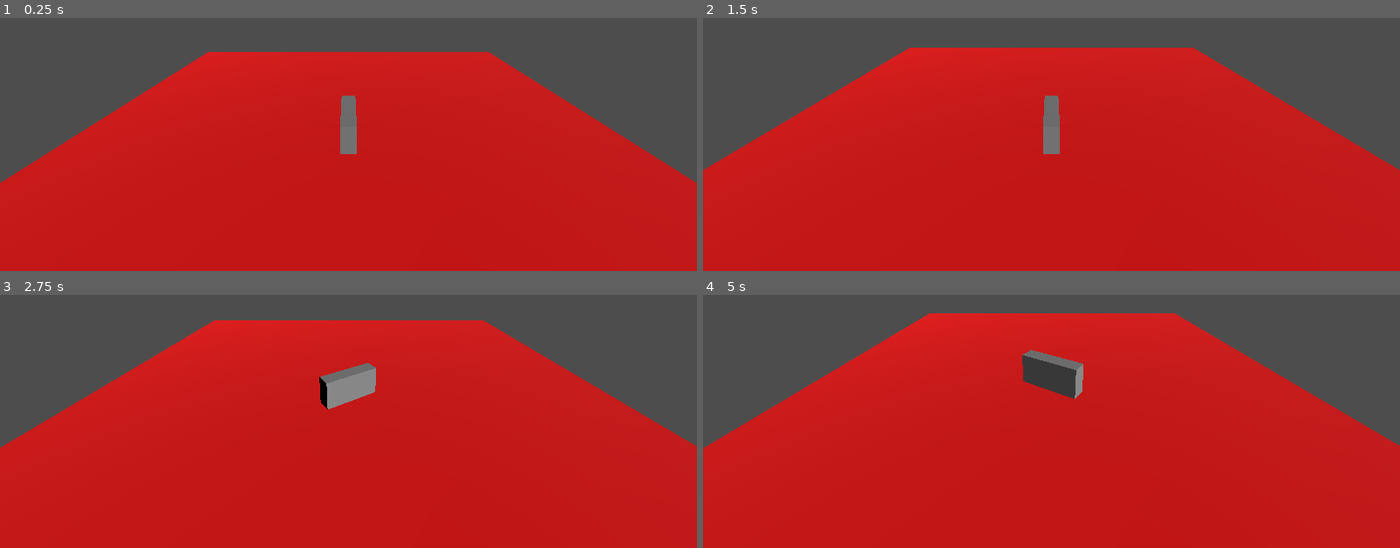
Above: before the commit, frames 1-4 (two rows, left to right).
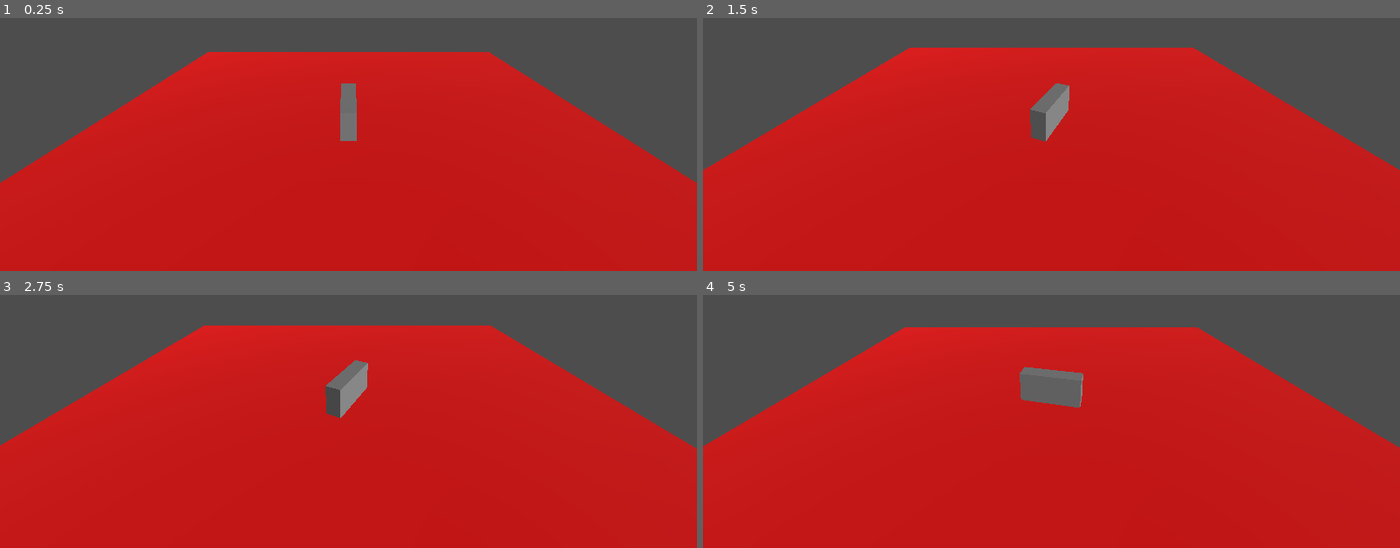
Above: after the commit, the same moments.

Repository: studentkrisk/scooter-game
Game: Godot game, scene res://world.tscn
Two runs of this game, one before a commit and one after it. Both use one fixed random seed, a clock stepped at 60 frames per second and the inputs below.
Inputs:
- Up to frame 1 (0.25 s): no input
- Up to frame 2 (1.5 s): hold D (right) 0.53-1.28 s; hold S (down) from 1.28 s (still down)
- Up to frame 3 (2.75 s): release S (down) at 2.03 s; hold D (right) from 2.03 s (still down)
- Up to frame 4 (5 s): release D (right) at 2.78 s; hold W (up) 2.78-3.53 s; hold A (left) from 3.53 s (still down)

The runs differ from the first frame. In frame 1, 0.2% of the frame differs, in the area x 48-52%, y 25-54%; in frame 2, 0.9%; in frame 3, 2.0%; in frame 4, 4.1%, in the area x 0-100%, y 7-61%.

Commit message:
trying to add better rotation

Diff:
--- a/player.gd
+++ b/player.gd
@@ -1,19 +1,11 @@
 extends RigidBody3D
 
 @onready var car_mesh = $MeshInstance3D
-@onready var ground_ray = $MeshInstance3D/RayCast3D
-var sphere_offset = Vector3(0, -1.0, 0)
-var acceleration = 50
-var steering = 21.0
-var turn_speed = 5
-var turn_stop_limit = 0.75
-
-func _ready():
-	ground_ray.add_exception(self)
 
 func _physics_process(_delta):
 	add_constant_central_force(0.05*-car_mesh.global_transform.basis.z * Input.get_axis("down", "up"))
+	add_constant_torque(0.1*Vector3(0, Input.get_axis("right", "left"), 0))
 
 func _process(delta):
-	car_mesh.global_rotation = Vector3.ZERO
-	car_mesh.global_rotation.y = Input.get_axis("right", "left")
+	car_mesh.global_rotation.x = 0
+	car_mesh.global_rotation.z = 0
--- a/player.tscn
+++ b/player.tscn
@@ -3,6 +3,7 @@
 [ext_resource type="Script" path="res://player.gd" id="1_wjm61"]
 
 [sub_resource type="PhysicsMaterial" id="PhysicsMaterial_vql4a"]
+friction = 0.8
 bounce = 0.1
 
 [sub_resource type="BoxMesh" id="BoxMesh_h4jdt"]
@@ -11,13 +12,11 @@
 [sub_resource type="SphereShape3D" id="SphereShape3D_jflbq"]
 
 [node name="player" type="RigidBody3D"]
-rotation_edit_mode = 2
 physics_material_override = SubResource("PhysicsMaterial_vql4a")
 angular_damp = 5.0
 script = ExtResource("1_wjm61")
 
 [node name="MeshInstance3D" type="MeshInstance3D" parent="."]
-transform = Transform3D(1, 0, 0, 0, 1, 0, 0, 0, 1, 0, -0.24596, 0)
 mesh = SubResource("BoxMesh_h4jdt")
 
 [node name="RayCast3D" type="RayCast3D" parent="MeshInstance3D"]
